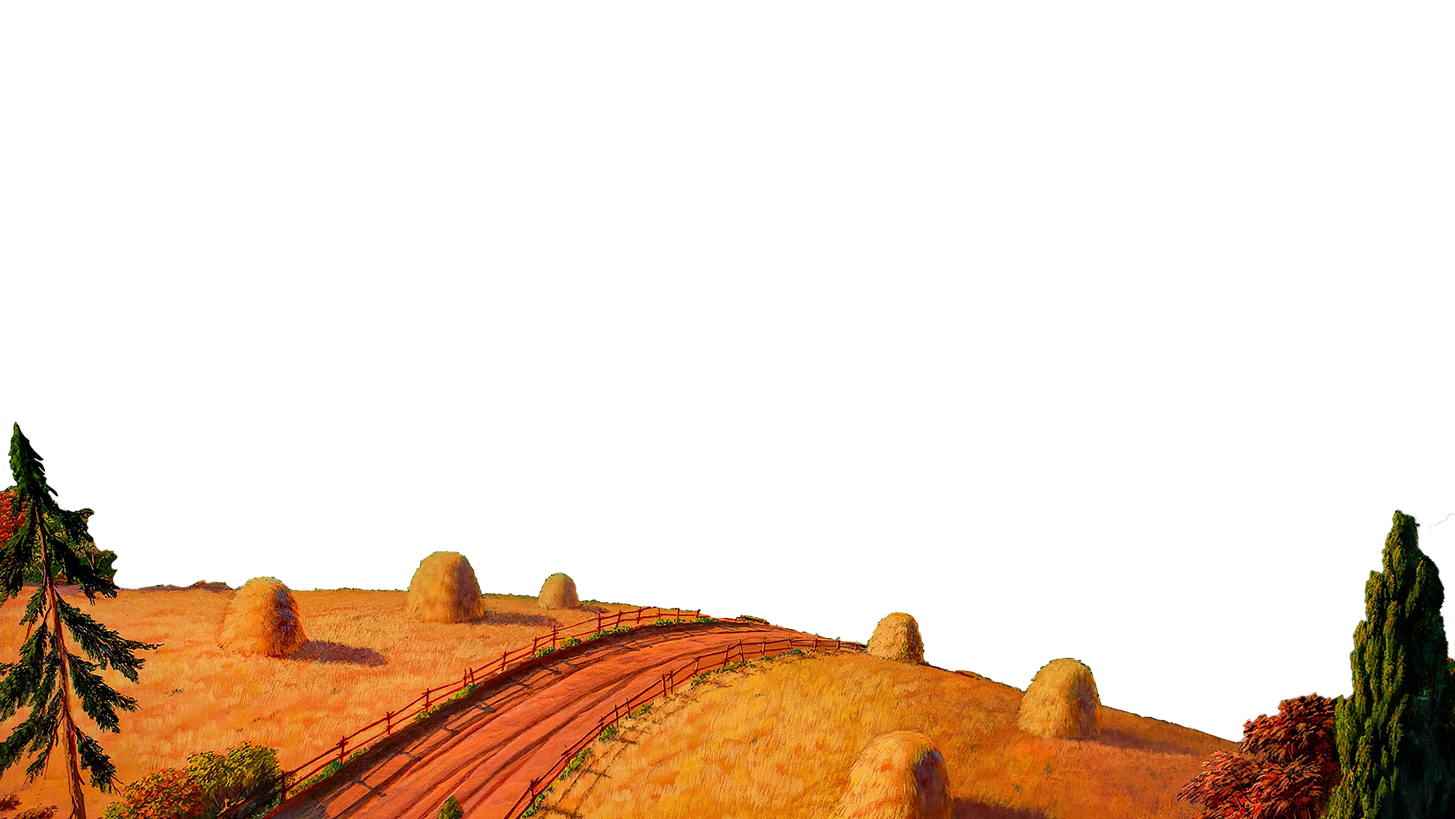
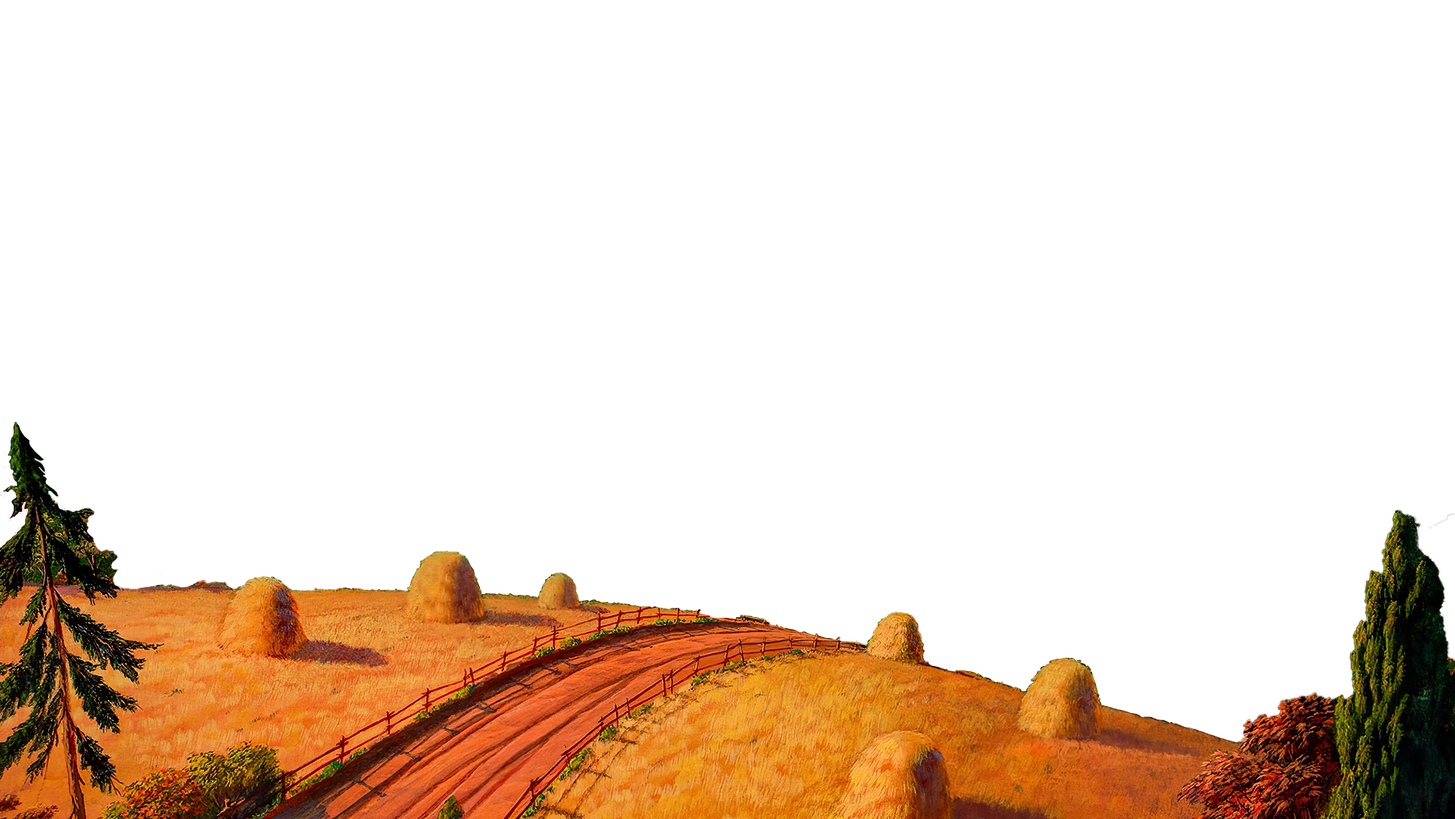
Layers edited between the first and the second 1455 × 819 image:
painted on "Livello 1" over (0, 488, 29, 549)
